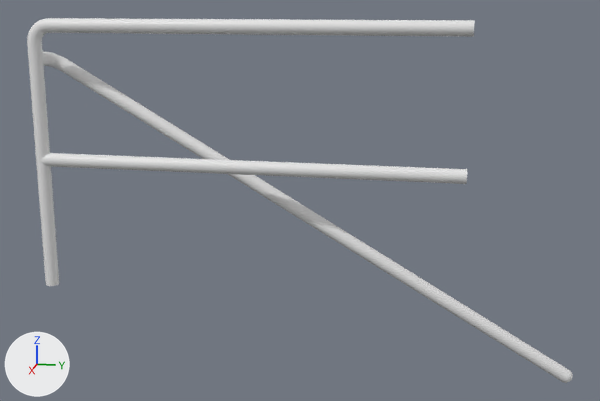
Before and after pictures for a commit that changed the OBJ model assets/models/map_parts/sgc/railing/sgc_railing_cr_rh_2.obj.
Before and after are seen from a camera (50 mm lens) standing at (41.9, 23.0, 16.1) and looking at (-0.9, 14.4, 5.4). The lights are fixed; the arrows at lower left show +X, +Y and +Z. Where no turn or scale is listed for an object, it has been applied to the vertices.

Objects in the first picture: 'Railing_CR_RH_2'.
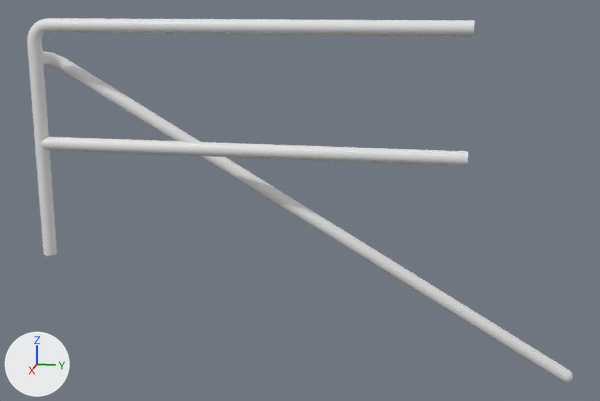
The newer file is also turned or shifted as a whole; pictures and numbers use the older file's frame.

What differs and where, as boxes [x1, y1, x2, y2] in the pictures (600 x 401 px; the box of a moved part takes in the faces that stretch with it):
part 1 of me_railing_cr_rh_2, moved or reshaped
    before: [40, 153, 467, 184]
    after: [39, 137, 468, 166]
part 2 of me_railing_cr_rh_2, moved or reshaped
    before: [27, 43, 59, 286]
    after: [27, 43, 57, 256]

Edits to the bpy script that builds the scene:
```text
Change me_railing_cr_rh_2:
    where me_railing_cr_rh_2.from_pydata(...)  # 373 vertices, 348 faces; spans x -2.2..0.4, y -0.4..29.3, z -4.3..15.0
    used by ob_railing_cr_rh_2; location = (0.0, 0.0, 0.0)
    me_railing_cr_rh_2 part 1: the loose piece of 24 vertices spanning x -0.4..0.4, y 0.0..23.2, z 6.9..7.7 is moved by (0.0, 0.0, 0.9)
    me_railing_cr_rh_2 part 2: all 12 vertices in x -0.4..0.4, y -0.4..0.4, z 0.0 are moved by (0.0, 0.0, 1.8)
```
